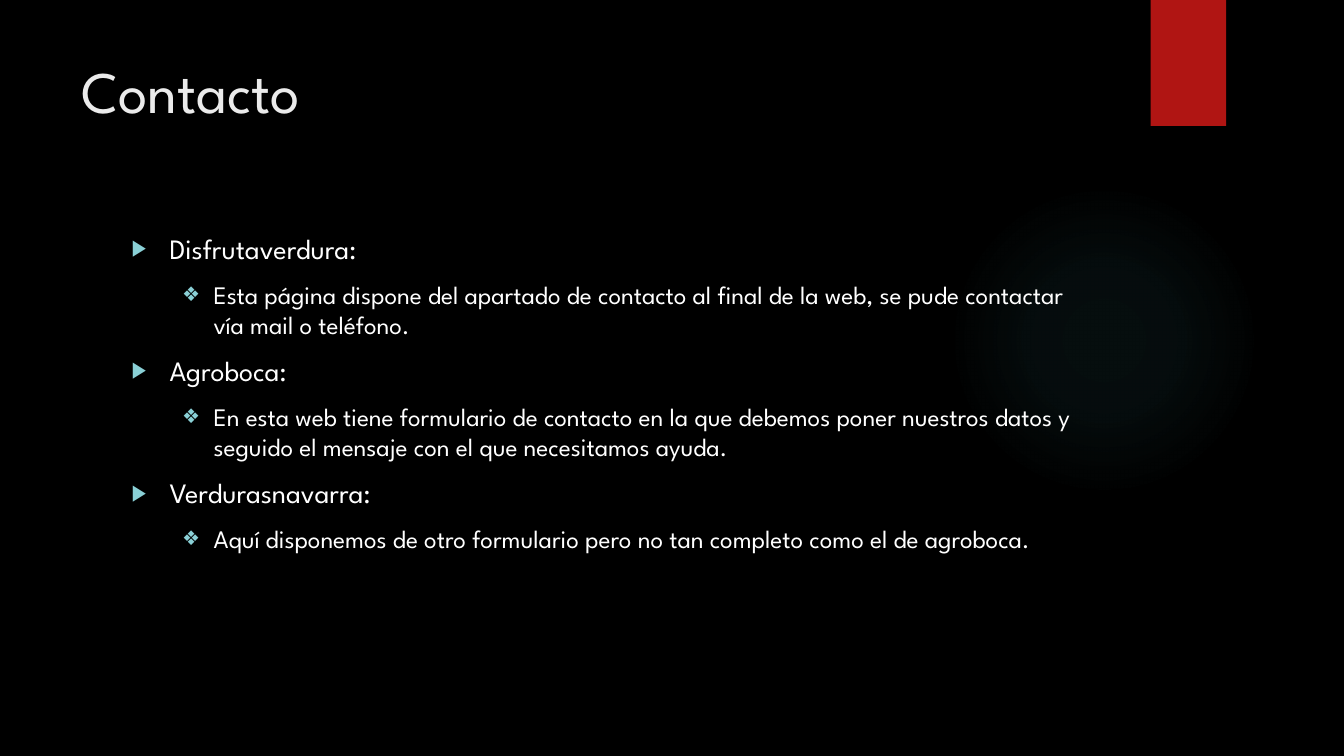
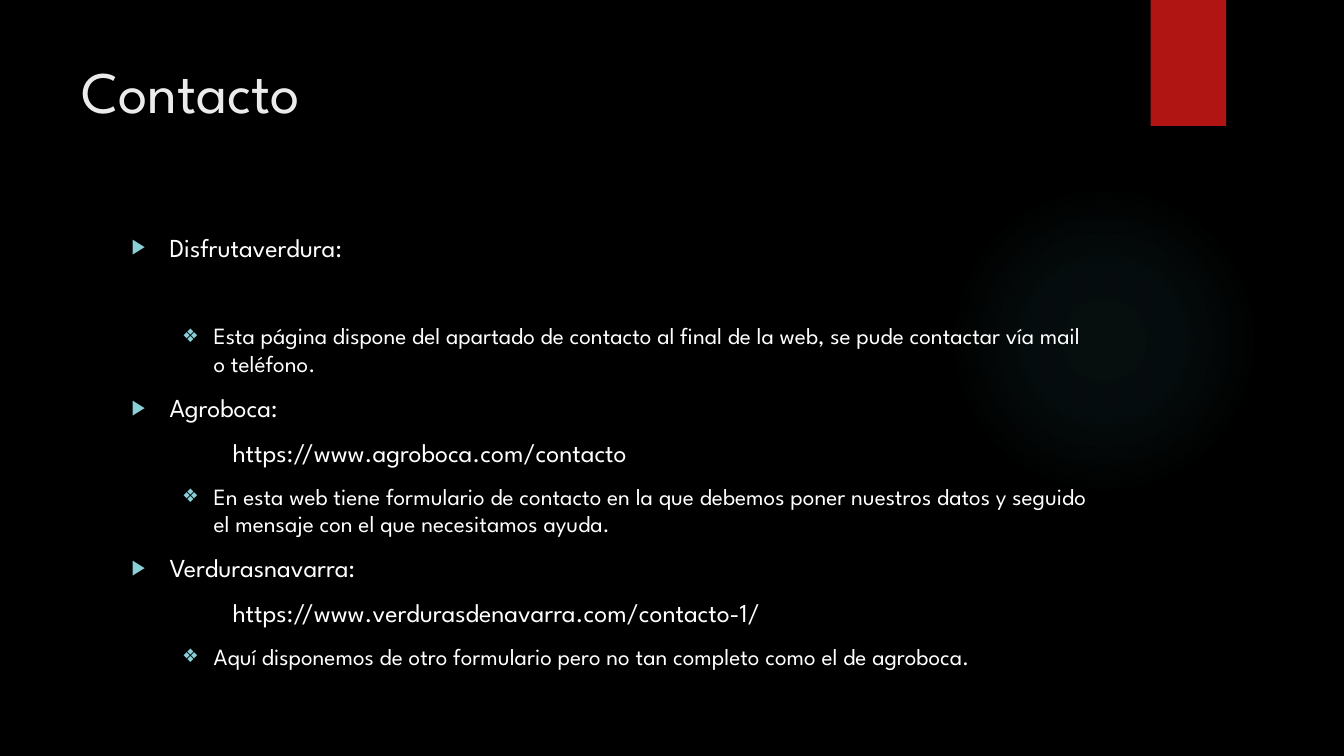
Before and after one commit to Javier798/DesInterfacesWeb, a slide deck: slide 9 of Ejercicio de prototipado y comparación de webs.pptx. Drawn at 1344x756 pixels with LibreOffice and Linux fonts; fonts in the diff are those of the drawing; background and template pictures are left out. Boxes give left, top, right and bottom in pixels: in the first picture for what was removed or moved away, otherwise in the second. Text is boxed around its words. In the diff, an @@ line names an element or a change of style, - is before the commit and + after.

```diff
--- a/Ejercicio de prototipado y comparación de webs.pptx
+++ b/Ejercicio de prototipado y comparación de webs.pptx
@@ text at bbox=[170, 239, 1086, 670]: size 20 to 18.5 pt in "Disfrutaverdura:", "Agroboca:", "Verdurasnavarra:"; size 18 to 16.6 pt in "Esta página dispone del apartado de contacto ...", "En esta web tiene formulario de contacto ...", "Aquí disponemos de otro formulario pero no ..." @@
@@ text at bbox=[233, 444, 627, 468]: paragraph added @@
+https://www.agroboca.com/contacto
@@ text at bbox=[233, 604, 760, 628]: paragraph added @@
+https://www.verdurasdenavarra.com/contacto-1/
```
Also in this commit, not shown: 3 other slides changed.
